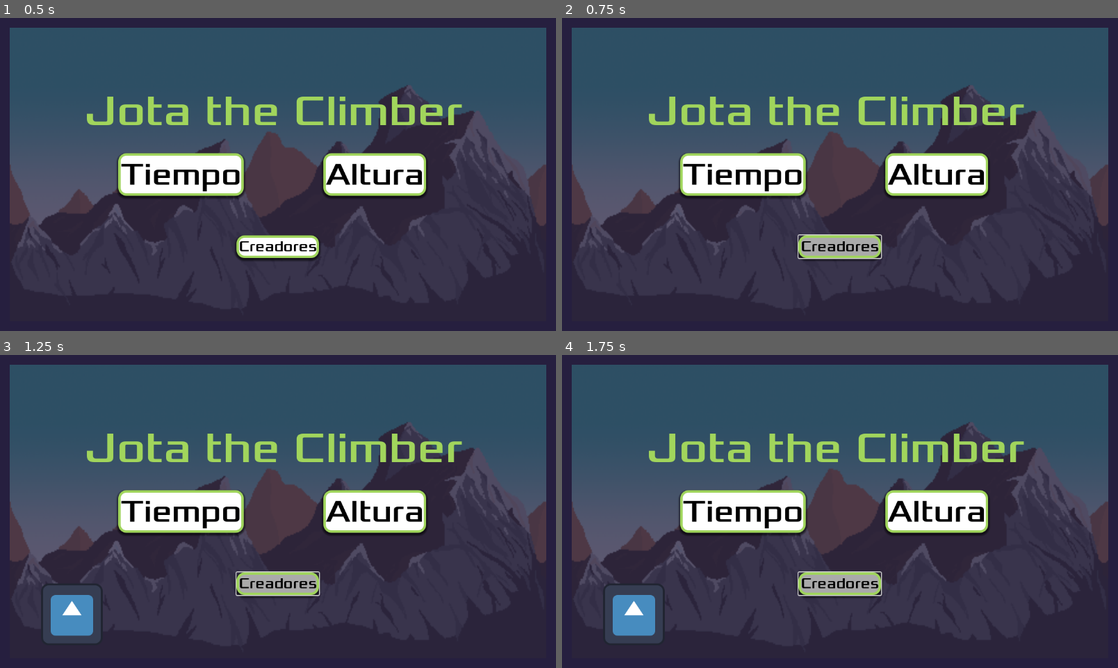
Above: before the commit, frames 1-4 (two rows, left to right).
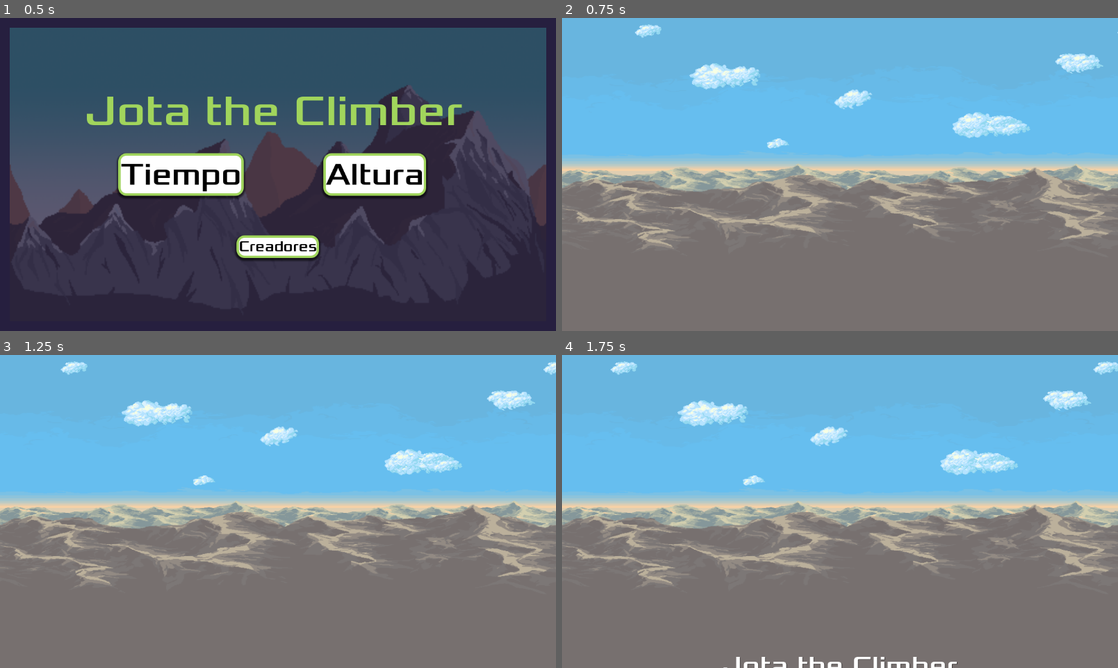
Above: after the commit, the same moments.

Repository: Igg2000/Juego_Escalada
Game: Godot game, scene res://scenes/menu.tscn
Same seed, same stepped clock (60 frames per second), same inputs: the game is played once before the commit and once after it. The engine's default icon, where the game draws it, is replaced by a stand-in: a white triangle on a blue panel in a dark square.
Inputs:
- Up to frame 1 (0.5 s): no input
- Up to frame 2 (0.75 s): click "Creadores" at 0.5 s
- Up to frame 3 (1.25 s): no input
- Up to frame 4 (1.75 s): hold Space (agarre_derecho) from 1.28 s (still down); hold I from 1.28 s (still down)

Frame 1 is identical in both runs. In frame 2, 100% of the frame differs, in the area x 0-100%, y 0-100%; in frame 3, 100%; in frame 4, 100%.

Commit message:
V 0.2.1
He creado la pagina de creditos y agregado la logica del boton que te lleva a ellos

Diff:
--- /dev/null
+++ b/scenes/creditos.tscn
@@ -0,0 +1,252 @@
+[gd_scene load_steps=15 format=3 uid="uid://cgu53i6dhcs1a"]
+
+[ext_resource type="Texture2D" uid="uid://bnt4qkf8g3hd0" path="res://assets/creditos/background1.png" id="1_g0l0b"]
+[ext_resource type="Texture2D" uid="uid://cefi8j60twmfy" path="res://assets/creditos/background2.png" id="2_coww8"]
+[ext_resource type="Texture2D" uid="uid://v1vmrtk4r46r" path="res://assets/creditos/background3.png" id="3_hgi0h"]
+[ext_resource type="Script" path="res://scripts/creditos_nubes.gd" id="4_1urd7"]
+[ext_resource type="Texture2D" uid="uid://kalln83e0dvj" path="res://assets/creditos/cloud1.png" id="4_h3mt6"]
+[ext_resource type="Texture2D" uid="uid://cmwekyxpdwcgb" path="res://assets/creditos/cloud6.png" id="6_1spb2"]
+[ext_resource type="Texture2D" uid="uid://cft2hikip4qm1" path="res://assets/creditos/cloud2.png" id="6_k862b"]
+[ext_resource type="Texture2D" uid="uid://l736rs408vb6" path="res://assets/creditos/cloud3.png" id="7_rfayn"]
+[ext_resource type="Texture2D" uid="uid://dforflfyr63xc" path="res://assets/creditos/cloud4.png" id="9_hgqn4"]
+[ext_resource type="Texture2D" uid="uid://bhjbkt2ou650y" path="res://assets/creditos/cloud5.png" id="10_g20b3"]
+[ext_resource type="FontFile" uid="uid://fvs7kwp0ilom" path="res://fonts/Xolonium-Regular.ttf" id="11_c8rkg"]
+[ext_resource type="Script" path="res://scripts/creditos.gd" id="12_17ey4"]
+
+[sub_resource type="StyleBoxFlat" id="StyleBoxFlat_ox0c1"]
+bg_color = Color(0.666569, 0.666569, 0.666569, 1)
+border_width_left = 5
+border_width_top = 5
+border_width_right = 5
+border_width_bottom = 5
+border_color = Color(0.403922, 0.729412, 0.909804, 1)
+corner_radius_top_left = 16
+corner_radius_top_right = 16
+corner_radius_bottom_right = 16
+corner_radius_bottom_left = 16
+shadow_size = 5
+shadow_offset = Vector2(0, 3)
+
+[sub_resource type="StyleBoxFlat" id="StyleBoxFlat_qjtf7"]
+bg_color = Color(1, 1, 1, 1)
+border_width_left = 5
+border_width_top = 5
+border_width_right = 5
+border_width_bottom = 5
+border_color = Color(0.403922, 0.729412, 0.909804, 1)
+corner_radius_top_left = 16
+corner_radius_top_right = 16
+corner_radius_bottom_right = 16
+corner_radius_bottom_left = 16
+shadow_size = 5
+shadow_offset = Vector2(0, 3)
+
+[node name="Creditos" type="Control"]
+layout_mode = 3
+anchors_preset = 15
+anchor_right = 1.0
+anchor_bottom = 1.0
+grow_horizontal = 2
+grow_vertical = 2
+
+[node name="FondoCielo" type="TextureRect" parent="."]
+layout_mode = 1
+anchors_preset = 15
+anchor_right = 1.0
+anchor_bottom = 1.0
+grow_horizontal = 2
+grow_vertical = 2
+texture = ExtResource("1_g0l0b")
+
+[node name="FondoMontañasDeAtras" type="TextureRect" parent="."]
+layout_mode = 1
+anchors_preset = 15
+anchor_right = 1.0
+anchor_bottom = 1.0
+grow_horizontal = 2
+grow_vertical = 2
+texture = ExtResource("2_coww8")
+
+[node name="FondoMontañasDeDelante" type="TextureRect" parent="."]
+layout_mode = 1
+anchors_preset = 15
+anchor_right = 1.0
+anchor_bottom = 1.0
+grow_horizontal = 2
+grow_vertical = 2
+texture = ExtResource("3_hgi0h")
+
+[node name="ParallaxBackground" type="ParallaxBackground" parent="."]
+layer = 0
+script = ExtResource("4_1urd7")
+
+[node name="CapaNubesPequeñas" type="ParallaxLayer" parent="ParallaxBackground"]
+z_index = 1
+motion_scale = Vector2(0.5, 0.5)
+motion_mirroring = Vector2(1000, 0)
+
+[node name="Cloud1" type="Sprite2D" parent="ParallaxBackground/CapaNubesPequeñas"]
+position = Vector2(433, 249)
+texture = ExtResource("4_h3mt6")
+centered = false
+
+[node name="Cloud6" type="Sprite2D" parent="ParallaxBackground/CapaNubesPequeñas"]
+position = Vector2(612, 169)
+texture = ExtResource("6_1spb2")
+
+[node name="Cloud3" type="Sprite2D" parent="ParallaxBackground/CapaNubesPequeñas"]
+position = Vector2(187, 27)
+texture = ExtResource("7_rfayn")
+
+[node name="CapaNubesGrandes" type="ParallaxLayer" parent="ParallaxBackground"]
+z_index = 1
+motion_scale = Vector2(0.25, 0.25)
+motion_mirroring = Vector2(1000, 0)
+
+[node name="Cloud2" type="Sprite2D" parent="ParallaxBackground/CapaNubesGrandes"]
+position = Vector2(342, 121)
+texture = ExtResource("6_k862b")
+
+[node name="Cloud4" type="Sprite2D" parent="ParallaxBackground/CapaNubesGrandes"]
+position = Vector2(894, 222)
+texture = ExtResource("9_hgqn4")
+
+[node name="Cloud5" type="Sprite2D" parent="ParallaxBackground/CapaNubesGrandes"]
+position = Vector2(1076, 94)
+texture = ExtResource("10_g20b3")
+
+[node name="OscurecerFondo" type="ColorRect" parent="."]
+visible = false
+z_index = 2
+layout_mode = 1
+anchors_preset = 15
+anchor_right = 1.0
+anchor_bottom = 1.0
+grow_horizontal = 2
+grow_vertical = 2
+color = Color(0, 0, 0, 0.156863)
+
+[node name="CanvasLayer" type="CanvasLayer" parent="."]
+
+[node name="Creditos" type="RichTextLabel" parent="CanvasLayer"]
+z_index = 2
+custom_minimum_size = Vector2(500, 100)
+anchors_preset = 13
+anchor_left = 0.5
+anchor_right = 0.5
+anchor_bottom = 1.0
+offset_left = -0.5
+offset_right = 0.5
+grow_horizontal = 2
+grow_vertical = 2
+theme_override_colors/default_color = Color(0.943823, 0.481705, 7.70092e-07, 1)
+theme_override_colors/font_shadow_color = Color(0, 0, 0, 0.411765)
+theme_override_fonts/normal_font = ExtResource("11_c8rkg")
+theme_override_fonts/bold_font = ExtResource("11_c8rkg")
+theme_override_font_sizes/normal_font_size = 22
+theme_override_font_sizes/bold_font_size = 36
+bbcode_enabled = true
+text = "
+
+
+
+
+
+
+
+
+
+
+
+
+
+
+
+
+
+
+
+
+
+
+
+
+[center][font_size=56][b][color=white]Jota the Climber[/color][/b][/font_size][/center]
+
+
+
+
+[color=white][b]Desarrollo del Personaje:[/b][/color]
+- Ignacio García
+- Jesús Gómez
+
+[color=white][b]Diseño de Personaje:[/b][/color]
+- Aroer García
+
+[color=white][b]Diseño de Niveles:[/b][/color]
+- Guillermo Montero
+- Jesús Gómez
+- Luka Matinyan
+- Ignacio García
+
+[color=white][b]Diseño de Menús:[/b][/color]
+- Aroer García
+
+[color=white][b]Programación:[/b][/color]
+- Jesús Gómez
+- Ignacio García
+- Aroer García
+- Luka Matinyan
+- Guillermo Montero
+
+[color=white][b]Diseño de los Creditos:[/b][/color]
+- Ignacio García
+
+
+
+
+
+
+
+
+
+
+
+
+
+
+
+
+
+
+
+
+
+
+
+
+"
+scroll_active = false
+script = ExtResource("12_17ey4")
+scroll_speed = 40.0
+
+[node name="VolverAlMenu" type="Button" parent="."]
+visible = false
+offset_left = 24.0
+offset_top = 587.0
+offset_right = 269.0
+offset_bottom = 634.0
+scale = Vector2(0.8, 0.8)
+size_flags_horizontal = 6
+size_flags_vertical = 6
+theme_override_colors/font_hover_color = Color(0, 0, 0, 1)
+theme_override_colors/font_pressed_color = Color(0, 0, 0, 1)
+theme_override_colors/font_color = Color(0, 0, 0, 1)
+theme_override_fonts/font = ExtResource("11_c8rkg")
+theme_override_font_sizes/font_size = 30
+theme_override_styles/hover = SubResource("StyleBoxFlat_ox0c1")
+theme_override_styles/pressed = SubResource("StyleBoxFlat_ox0c1")
+theme_override_styles/normal = SubResource("StyleBoxFlat_qjtf7")
+text = "Volver al Menu"
+
+[connection signal="pressed" from="VolverAlMenu" to="CanvasLayer/Creditos" method="_on_volver_al_menu_pressed"]
--- a/scenes/jugador.tscn
+++ b/scenes/jugador.tscn
@@ -140,9 +140,9 @@
 [node name="base" type="Node2D" parent="."]
 
 [node name="AntebrazoDc" type="AnimatedSprite2D" parent="base" groups=["AntebrazoDc"]]
-position = Vector2(72.964, -52.5451)
-rotation = 0.0441687
-scale = Vector2(0.34974, 0.34974)
+position = Vector2(72.963, -52.5453)
+rotation = 0.0442063
+scale = Vector2(0.349739, 0.349739)
 sprite_frames = SubResource("SpriteFrames_gelso")
 animation = &"agarre"
 frame_progress = 0.241292
@@ -176,8 +176,8 @@
 texture_progress = ExtResource("8_6fdue")
 
 [node name="AntebrazoIc" type="AnimatedSprite2D" parent="base" groups=["AntebrazoIc"]]
-position = Vector2(-70.1738, -57.5343)
-rotation = 0.011089
+position = Vector2(-70.1741, -57.5343)
+rotation = 0.0111067
 scale = Vector2(0.350075, 0.350075)
 sprite_frames = SubResource("SpriteFrames_nb7of")
 animation = &"agarre"
@@ -213,14 +213,14 @@
 texture_progress = ExtResource("8_6fdue")
 
 [node name="BrazoD" type="Sprite2D" parent="base"]
-position = Vector2(43.9669, -14.7611)
-rotation = 1.498
+position = Vector2(43.9668, -14.7667)
+rotation = 1.49808
 scale = Vector2(0.349946, 0.349946)
 texture = ExtResource("3_5343f")
 
 [node name="BrazoI" type="Sprite2D" parent="base"]
-position = Vector2(-41.0214, -18.2801)
-rotation = -1.50528
+position = Vector2(-41.0216, -18.2857)
+rotation = -1.50536
 scale = Vector2(0.349954, 0.349954)
 texture = ExtResource("4_l3mph")
 
--- /dev/null
+++ b/scripts/creditos.gd
@@ -0,0 +1,33 @@
+extends RichTextLabel
+
+@export var scroll_speed: float = 50.0  # Velocidad de desplazamiento
+@onready var boton_volver: Button
+
+func _ready():
+	start_scroll_animation()
+	boton_volver = get_parent().get_parent().get_node("VolverAlMenu")
+
+func start_scroll_animation():
+	var v_scroll = get_v_scroll_bar()  # Obtén la barra de desplazamiento vertical
+	var tween = create_tween()
+
+	# Calcula la duración de la animación basada en la longitud del texto
+	var text_height = get_content_height()  # Altura total del contenido
+	var visible_height = size.y  # Altura visible del RichTextLabel
+	var duration = (text_height - visible_height) / scroll_speed
+
+	# Anima la barra de desplazamiento
+	tween.tween_property(v_scroll, "value", text_height, duration)
+	tween.connect("finished", self._on_tween_finished)  # Conecta la señal para reiniciar
+
+func _on_tween_finished():
+	# Reinicia la animación
+	var v_scroll = get_v_scroll_bar()
+	v_scroll.value = 0  # Vuelve al inicio
+	start_scroll_animation()  # Inicia la animación de nuevo
+	boton_volver.show() #Hace visible el boton
+
+
+
+func _on_volver_al_menu_pressed() -> void:
+	get_tree().change_scene_to_file("res://scenes/menu.tscn")
--- /dev/null
+++ b/scripts/creditos_nubes.gd
@@ -0,0 +1,15 @@
+extends ParallaxBackground
+
+@export var scroll_speed=100
+
+# Called when the node enters the scene tree for the first time.
+func _ready() -> void:
+	pass # Replace with function body.
+
+
+# Called every frame. 'delta' is the elapsed time since the previous frame.
+func _process(delta: float) -> void:
+	scroll_offset.x -= delta * scroll_speed
+
+	if scroll_offset.x <= -4000:
+		scroll_offset.x = 0
--- a/scripts/menu.gd
+++ b/scripts/menu.gd
@@ -15,4 +15,4 @@
 
 
 func _on_creadores_button_pressed() -> void:
-	print("Este boton deberia llevar a los creditos")
+	get_tree().change_scene_to_file("res://scenes/creditos.tscn")
Binary file added: assets/creditos/background1.png
Not shown, added: assets/creditos/background1.png.import
Binary file added: assets/creditos/background2.png
Not shown, added: assets/creditos/background2.png.import
Binary file added: assets/creditos/background3.png
Not shown, added: assets/creditos/background3.png.import
Binary file added: assets/creditos/cloud1.png
Not shown, added: assets/creditos/cloud1.png.import
Binary file added: assets/creditos/cloud2.png
Not shown, added: assets/creditos/cloud2.png.import
Binary file added: assets/creditos/cloud3.png
Not shown, added: assets/creditos/cloud3.png.import
(and 10 more such lines)
